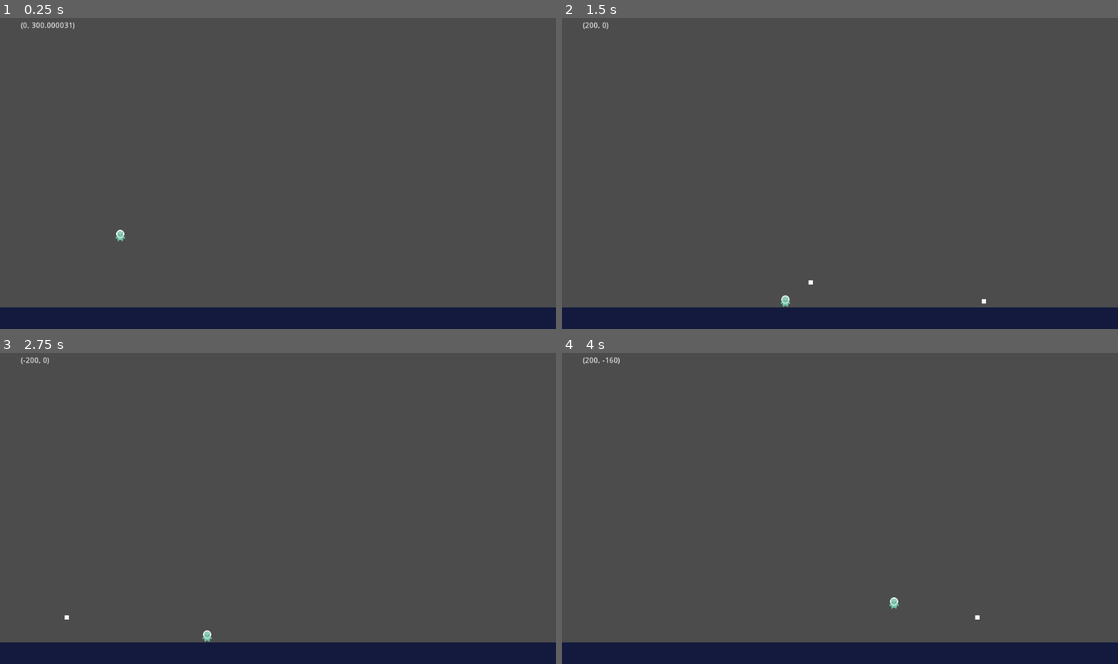
Above: before the commit, frames 1-4 (two rows, left to right).
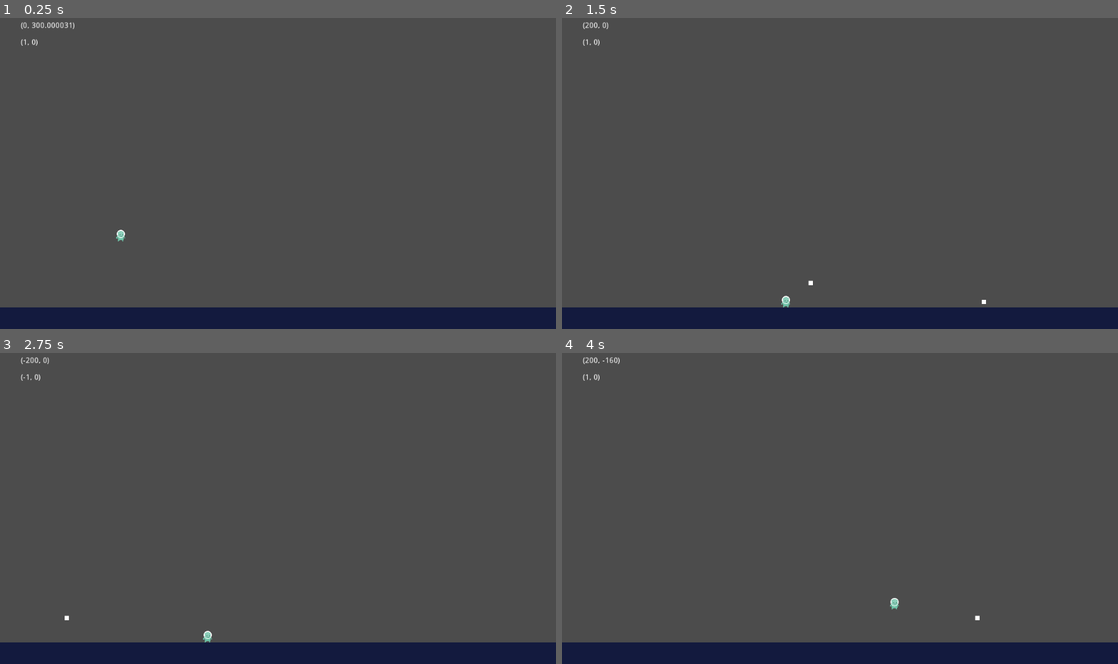
Above: after the commit, the same moments.

Repository: wilPoly/slug
Game: Godot game, scene res://levels/TestLevel.tscn
Two runs of this game, one before a commit and one after it. Both use one fixed random seed, a clock stepped at 60 frames per second and the inputs below.
Inputs (mouse positions are in pixels of both pictures, inside the frame that each line leads up to):
- Up to frame 1 (0.25 s): no input
- Up to frame 2 (1.5 s): move the mouse to (962, 151) at 0.52 s; hold D (right) from 0.53 s (still down); click (962, 151) at 0.6 s; tap Space (jump) at 0.77 s; move the mouse to (728, 182) at 1.27 s; click (728, 182) at 1.35 s
- Up to frame 3 (2.75 s): tap Space (jump) at 1.52 s; move the mouse to (333, 430) at 2.02 s; release D (right) at 2.03 s; hold Q (left) from 2.03 s (still down); click (333, 430) at 2.1 s
- Up to frame 4 (4 s): move the mouse to (812, 567) at 2.77 s; release Q (left) at 2.78 s; hold D (right) from 2.78 s (still down); click (812, 567) at 2.85 s; tap Space (jump) at 3.02, 3.77 s; move the mouse to (1006, 548) at 3.52 s; click (1006, 548) at 3.6 s

The runs differ from the first frame. In frame 1, less than 0.1% of the frame differs, in the area x 3-23%, y 6-72%; in frame 2, less than 0.1%, in the area x 3-77%, y 6-94%; in frame 3, less than 0.1%; in frame 4, less than 0.1%.

Commit message:
Fix shoot while not moving

Diff:
--- a/entities/Player.gd
+++ b/entities/Player.gd
@@ -2,14 +2,16 @@
 
 var Bullet: = preload("res://objects/Bullet.tscn")
 
-signal direction # DEBUG
+# DEBUG
+signal debug_velocity
+signal debug_direction
 
 export (int) var player_speed: = 200
 export (int) var jump_speed: = -400
 export (int) var gravity: = 1200
 
 var velocity: = Vector2()
-var last_direction: = Vector2()
+var direction: = Vector2(1, 0)
 var jumping: = false
 
 
@@ -17,16 +19,18 @@
 	# Gravity
 	velocity.y += gravity * delta
 	# Movement dir
+	get_direction()
 	get_input()
-	if velocity.x != 0:
-		$RayCast2D.cast_to = velocity
+#	if velocity.x != 0:
+#		$RayCast2D.cast_to = velocity
 	if jumping and is_on_floor():
 		jumping = false
 	# Movement
 	velocity = move_and_slide(velocity, Vector2(0, -1))
 
-	# DEBUG - Broadcast direction
-	emit_signal("direction", velocity)
+	# DEBUG - Broadcast velocity
+	emit_signal("debug_velocity", velocity)
+	emit_signal("debug_direction", direction)
 
 
 func get_input() -> void:
@@ -38,18 +42,17 @@
 		velocity.y = jump_speed
 	# Shoot
 	if Input.is_action_just_pressed("shoot"):
-		shoot(get_direction())
+		shoot()
 
 
-func get_direction() -> Vector2:
-	if velocity != Vector2.ZERO:
-		last_direction = velocity.normalized()
-	return last_direction
-	emit_signal("direction", last_direction)
+func get_direction() -> void:
+	if velocity.x < 0:
+		direction = Vector2(-1, 0)
+	elif velocity.x > 0:
+		direction = Vector2(1, 0)
 
 
-func shoot(dir) -> void:
-	var direction: Vector2 = dir
+func shoot() -> void:
 	var b = Bullet.instance()
 	b.start($Muzzle.global_position, direction)
 	get_parent().add_child(b)
--- a/entities/Player.tscn
+++ b/entities/Player.tscn
@@ -4,14 +4,20 @@
 [ext_resource path="res://assets/spritesheet.png" type="Texture" id=2]
 
 [sub_resource type="RectangleShape2D" id=1]
-extents = Vector2( 9, 11 )
+extents = Vector2( 8, 11 )
 
 [node name="Player" type="KinematicBody2D"]
 collision_layer = 2
 collision_mask = 5
 script = ExtResource( 1 )
 
+[node name="Sprite" type="Sprite" parent="."]
+texture = ExtResource( 2 )
+region_enabled = true
+region_rect = Rect2( 464, 2, 16, 21 )
+
 [node name="CollisionShape2D" type="CollisionShape2D" parent="."]
+position = Vector2( 0, -1 )
 shape = SubResource( 1 )
 
 [node name="RayCast2D" type="RayCast2D" parent="."]
@@ -21,8 +27,3 @@
 collision_mask = 13
 
 [node name="Muzzle" type="Position2D" parent="."]
-
-[node name="Sprite" type="Sprite" parent="."]
-texture = ExtResource( 2 )
-region_enabled = true
-region_rect = Rect2( 441, 2, 17, 21 )
--- a/levels/TestLevel.gd
+++ b/levels/TestLevel.gd
@@ -2,5 +2,9 @@
 
 
 
-func _on_Player_direction(velocity) -> void:
-	$Label.text = str(velocity)
+func _on_Player_debug_velocity(velocity) -> void:
+	$Velocity.text = str(velocity)
+
+
+func _on_Player_debug_direction(direction) -> void:
+	$Direction.text = str(direction)
--- a/levels/TestLevel.tscn
+++ b/levels/TestLevel.tscn
@@ -56,7 +56,7 @@
 [node name="Player" parent="." instance=ExtResource( 1 )]
 position = Vector2( 222, 388 )
 
-[node name="Label" type="Label" parent="."]
+[node name="Velocity" type="Label" parent="."]
 margin_left = 38.0
 margin_top = 33.0
 margin_right = 78.0
@@ -64,4 +64,14 @@
 __meta__ = {
 "_edit_use_anchors_": false
 }
-[connection signal="direction" from="Player" to="." method="_on_Player_direction"]
+
+[node name="Direction" type="Label" parent="."]
+margin_left = 38.0
+margin_top = 64.0
+margin_right = 78.0
+margin_bottom = 78.0
+__meta__ = {
+"_edit_use_anchors_": false
+}
+[connection signal="debug_direction" from="Player" to="." method="_on_Player_debug_direction"]
+[connection signal="debug_velocity" from="Player" to="." method="_on_Player_debug_velocity"]
--- a/objects/Bullet.gd
+++ b/objects/Bullet.gd
@@ -1,15 +1,12 @@
 extends KinematicBody2D
 
 export (int) var speed: = 25
-var velocity: = Vector2()
+var velocity: = Vector2(1, 0)
 
 
 func start(pos, direction):
 	position = pos
-	if direction.x > 0:
-		velocity = Vector2(speed, 0)
-	elif direction.x < 0:
-		velocity = Vector2(-speed, 0)
+	velocity = Vector2(direction.x * speed, 0)
 
 
 func _physics_process(delta: float) -> void:
